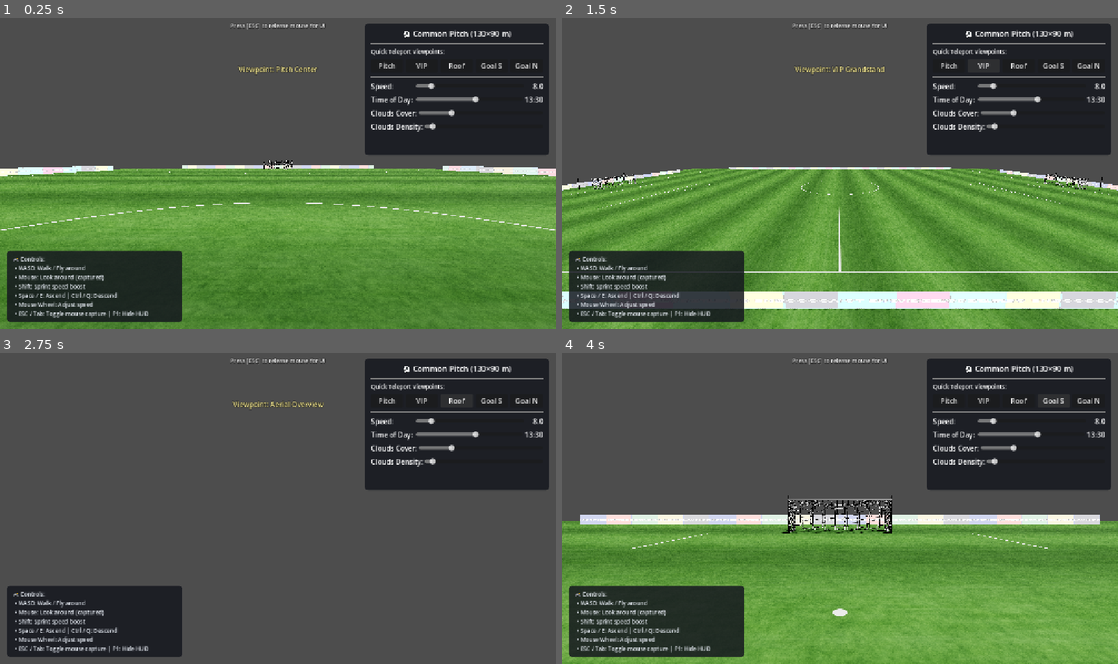
Above: before the commit, frames 1-4 (two rows, left to right).
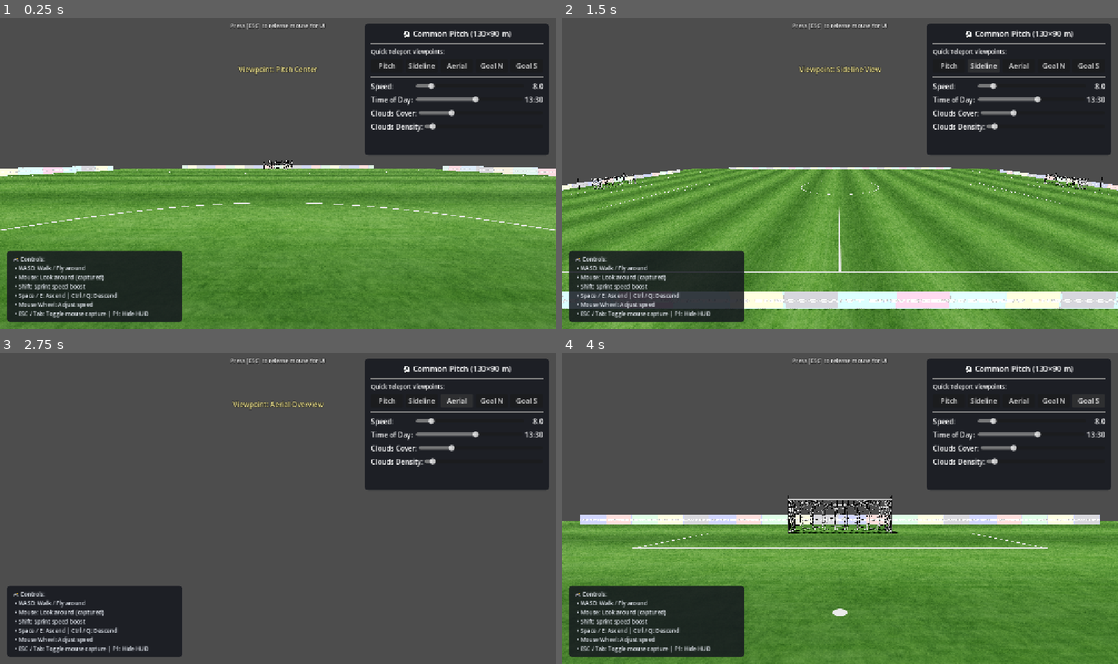
Above: after the commit, the same moments.

Repository: opengofootball/GoStadiumDemo
Game: Godot game, scene res://Main.tscn
The game is run twice, just before and just after one commit, with the same random seed, the same clock (stepped at 60 frames per second) and the same inputs.
Inputs (mouse positions are in pixels of both pictures, inside the frame that each line leads up to):
- Up to frame 1 (0.25 s): no input
- Up to frame 2 (1.5 s): click (984, 64) at 0.5 s, where only the run before the commit has a clickable "VIP"; click (984, 64) at 1.25 s, where only the run after the commit has a clickable "Sideline"
- Up to frame 3 (2.75 s): click (455, 399) at 2 s, where only the run before the commit has a clickable "Roof"
- Up to frame 4 (4 s): click (1017, 399) at 2.75 s, where only the run after the commit has a clickable "Aerial"; click "Goal S" at 3.5 s

The runs differ from the first frame. In frame 1, 0.2% of the frame differs, in the area x 73-97%, y 14-17%; in frame 2, 0.4%; in frame 3, 0.2%; in frame 4, 24%, in the area x 0-100%, y 14-100%.

Commit message:
Architecture cleanup: archive unused pitch scenes, remove stale stadium references
- Move unused fc_pitch.tscn/gd and pitch_outer_border.tscn to _archive/ (with .gdignore)
- Remove obsolete select_stadium_1/2 input actions; add view_pitch
- Rename stale HUD labels/buttons and viewpoints to pitch terminology (Sideline, Aerial, Goal N/S)
- Fix goal button bindings so labels match their target viewpoints
- Verified: active scene loads with 0 errors, all buttons/bindings/actions resolve, 4 flags + 2 goals present

Diff:
--- a/Main.tscn
+++ b/Main.tscn
@@ -61,7 +61,7 @@
 [node name="Title" type="Label" parent="HUD/MainPanel/VBox"]
 layout_mode = 2
 theme_override_font_sizes/font_size = 18
-text = "🏟️ Modern Stadium Walkthrough"
+text = "⚽ Common Pitch (130×90 m)"
 horizontal_alignment = 1
 
 [node name="HSeparator1" type="HSeparator" parent="HUD/MainPanel/VBox"]
@@ -81,25 +81,25 @@
 size_flags_horizontal = 3
 text = "Pitch"
 
-[node name="BtnVIP" type="Button" parent="HUD/MainPanel/VBox/ViewpointsRow"]
-layout_mode = 2
-size_flags_horizontal = 3
-text = "VIP"
-
-[node name="BtnRoof" type="Button" parent="HUD/MainPanel/VBox/ViewpointsRow"]
-layout_mode = 2
-size_flags_horizontal = 3
-text = "Roof"
-
-[node name="BtnSouth" type="Button" parent="HUD/MainPanel/VBox/ViewpointsRow"]
+[node name="BtnSideline" type="Button" parent="HUD/MainPanel/VBox/ViewpointsRow"]
+layout_mode = 2
+size_flags_horizontal = 3
+text = "Sideline"
+
+[node name="BtnAerial" type="Button" parent="HUD/MainPanel/VBox/ViewpointsRow"]
+layout_mode = 2
+size_flags_horizontal = 3
+text = "Aerial"
+
+[node name="BtnGoalNorth" type="Button" parent="HUD/MainPanel/VBox/ViewpointsRow"]
+layout_mode = 2
+size_flags_horizontal = 3
+text = "Goal N"
+
+[node name="BtnGoalSouth" type="Button" parent="HUD/MainPanel/VBox/ViewpointsRow"]
 layout_mode = 2
 size_flags_horizontal = 3
 text = "Goal S"
-
-[node name="BtnNorth" type="Button" parent="HUD/MainPanel/VBox/ViewpointsRow"]
-layout_mode = 2
-size_flags_horizontal = 3
-text = "Goal N"
 
 [node name="HSeparator2" type="HSeparator" parent="HUD/MainPanel/VBox"]
 layout_mode = 2
@@ -241,10 +241,10 @@
 horizontal_alignment = 1
 
 [connection signal="pressed" from="HUD/MainPanel/VBox/ViewpointsRow/BtnPitch" to="." method="teleport_to_viewpoint" binds= ["pitch"]]
-[connection signal="pressed" from="HUD/MainPanel/VBox/ViewpointsRow/BtnVIP" to="." method="teleport_to_viewpoint" binds= ["vip"]]
-[connection signal="pressed" from="HUD/MainPanel/VBox/ViewpointsRow/BtnRoof" to="." method="teleport_to_viewpoint" binds= ["roof"]]
-[connection signal="pressed" from="HUD/MainPanel/VBox/ViewpointsRow/BtnSouth" to="." method="teleport_to_viewpoint" binds= ["goal1"]]
-[connection signal="pressed" from="HUD/MainPanel/VBox/ViewpointsRow/BtnNorth" to="." method="teleport_to_viewpoint" binds= ["goal2"]]
+[connection signal="pressed" from="HUD/MainPanel/VBox/ViewpointsRow/BtnSideline" to="." method="teleport_to_viewpoint" binds= ["aerial"]]
+[connection signal="pressed" from="HUD/MainPanel/VBox/ViewpointsRow/BtnAerial" to="." method="teleport_to_viewpoint" binds= ["overview"]]
+[connection signal="pressed" from="HUD/MainPanel/VBox/ViewpointsRow/BtnGoalNorth" to="." method="teleport_to_viewpoint" binds= ["goal1"]]
+[connection signal="pressed" from="HUD/MainPanel/VBox/ViewpointsRow/BtnGoalSouth" to="." method="teleport_to_viewpoint" binds= ["goal2"]]
 [connection signal="value_changed" from="HUD/MainPanel/VBox/SpeedBox/SpeedSlider" to="." method="_on_speed_slider_value_changed"]
 [connection signal="value_changed" from="HUD/MainPanel/VBox/TimeBox/TimeSlider" to="." method="_on_time_slider_value_changed"]
 [connection signal="value_changed" from="HUD/MainPanel/VBox/CloudBox/CoverageSlider" to="." method="_on_coverage_slider_value_changed"]
--- a/main.gd
+++ b/main.gd
@@ -49,11 +49,11 @@
 
 # Viewpoints (metres)
 const VIEWPOINTS = {
-	"pitch": { "pos": Vector3(0.0, 1.8, 0.0), "yaw": 0.0, "pitch": -0.05, "name": "Pitch Center" },
-	"vip":   { "pos": Vector3(48.0, 9.0, 0.0), "yaw": PI * 0.5, "pitch": -0.12, "name": "VIP Grandstand" },
-	"roof":  { "pos": Vector3(0.0, 55.0, -95.0), "yaw": 0.0, "pitch": -0.5, "name": "Aerial Overview" },
-	"goal1": { "pos": Vector3(0.0, 1.8, -38.0), "yaw": 0.0, "pitch": 0.0, "name": "North Goal" },
-	"goal2": { "pos": Vector3(0.0, 1.8, 38.0), "yaw": PI, "pitch": 0.0, "name": "South Goal" },
+	"pitch":    { "pos": Vector3(0.0, 1.8, 0.0), "yaw": 0.0, "pitch": -0.05, "name": "Pitch Center" },
+	"aerial":   { "pos": Vector3(48.0, 9.0, 0.0), "yaw": PI * 0.5, "pitch": -0.12, "name": "Sideline View" },
+	"overview": { "pos": Vector3(0.0, 55.0, -95.0), "yaw": 0.0, "pitch": -0.5, "name": "Aerial Overview" },
+	"goal1":    { "pos": Vector3(0.0, 1.8, -38.0), "yaw": 0.0, "pitch": 0.0, "name": "North Goal" },
+	"goal2":    { "pos": Vector3(0.0, 1.8, 38.0), "yaw": PI, "pitch": 0.0, "name": "South Goal" },
 }
 
 var sky_material: ShaderMaterial = null
@@ -231,7 +231,7 @@
 func _input(event: InputEvent) -> void:
 	if event.is_action_pressed("toggle_gui"):
 		ui_panel.visible = not ui_panel.visible
-	elif event.is_action_pressed("select_stadium_1"):
+	elif event.is_action_pressed("view_pitch"):
 		teleport_to_viewpoint("pitch")
 
 func _on_camera_speed_changed(new_speed: float) -> void:
--- a/project.godot
+++ b/project.godot
@@ -72,14 +72,9 @@
 "events": [Object(InputEventKey,"resource_local_to_scene":false,"resource_name":"","device":0,"window_id":0,"alt_presse …(200 unchanged characters)…
 ]
 }
-select_stadium_1={
+view_pitch={
 "deadzone": 0.5,
 "events": [Object(InputEventKey,"resource_local_to_scene":false,"resource_name":"","device":0,"window_id":0,"alt_presse …(191 unchanged characters)…
-]
-}
-select_stadium_2={
-"deadzone": 0.5,
-"events": [Object(InputEventKey,"resource_local_to_scene":false,"resource_name":"","device":0,"window_id":0,"alt_pressed":false,"shift_pressed":false,"ctrl_pressed":false,"meta_pressed":false,"pressed":false,"keycode":50,"physical_keycode":50,"key_label":0,"unicode":50,"location":0,"echo":false,"script":null)
 ]
 }
 
Not shown, added: _archive/.gdignore
Renamed: pitch/fc_pitch.gd -> _archive/fc_pitch.gd
Renamed: pitch/fc_pitch.tscn -> _archive/fc_pitch.tscn
Renamed: pitch/pitch_outer_border.tscn -> _archive/pitch_outer_border.tscn
